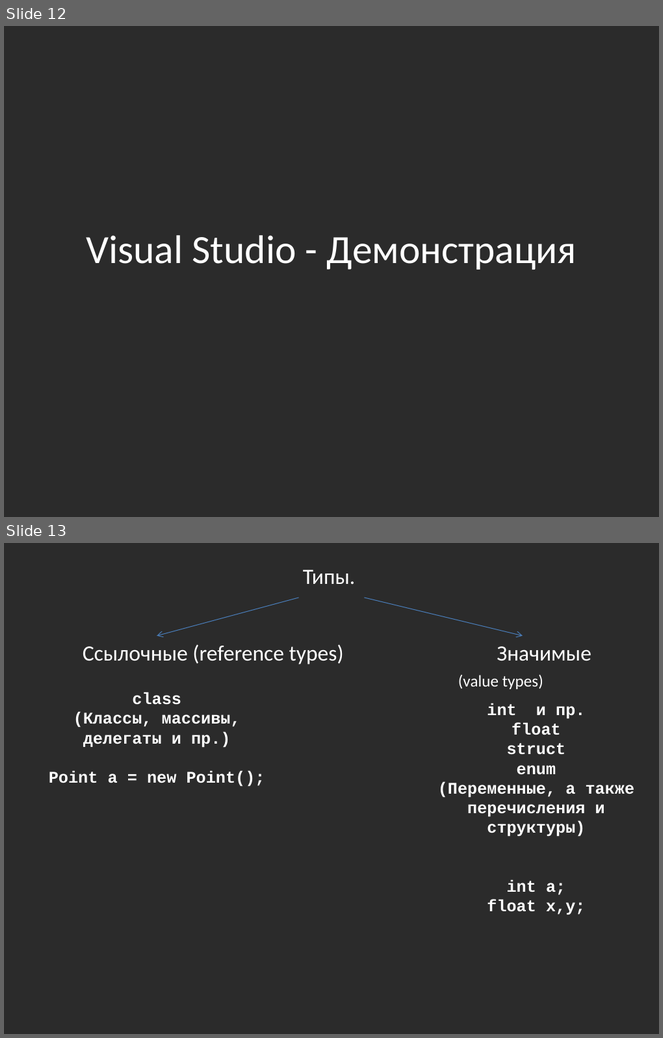
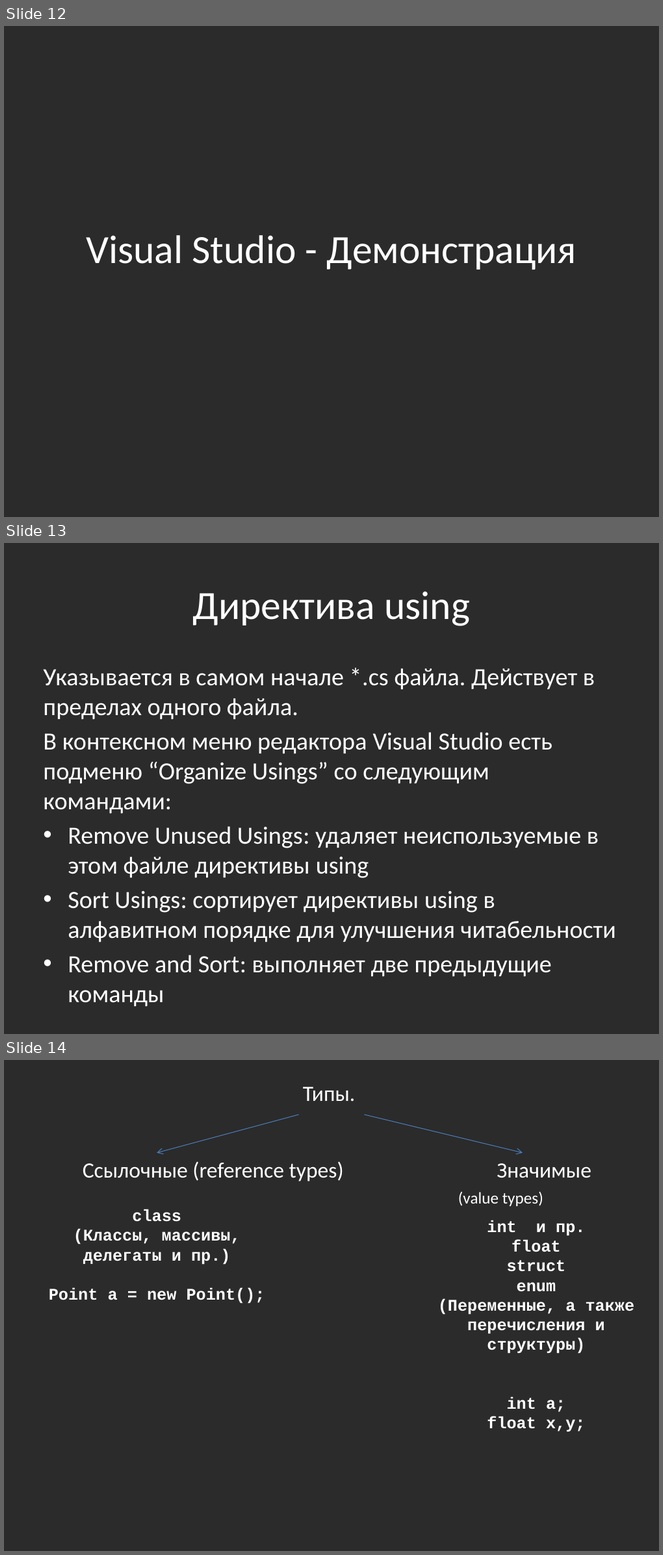
Before and after one commit to bazile/Training, a slide deck: Presentation/lesson-01.pptx. Shown one above the other, each under a label of ours: slides 12 and 13 before the commit, slides 12, 13 and 14 after it. The pictures are 663x1038 and 663x1555 pixels, drawn with LibreOffice and Linux fonts; fonts in the diff are those of the drawing; background and template pictures are left out; a plain dark background stands for a picture behind light text. Boxes give left, top, right and bottom in pixels: in the first picture for what was removed or moved away, otherwise in the second. Text is boxed around its words. In the diff, an @@ line names an element or a change of style, - is before the commit and + after.

Commit message:
Added usings and local vars to lesson #1 presentation

```diff
--- a/Presentation/lesson-01.pptx
+++ b/Presentation/lesson-01.pptx
@@ slide 13 added at <box>4,543,659,1034</box>, background picture (left out) @@
@@ title added at <box>192,591,470,626</box>, 44 pt, text #FFFFFF @@
+Директива using
@@ text added at <box>43,668,616,977</box>, 27.2 pt, text #FFFFFF @@
+Указывается в самом начале *.cs файла. Действует в пределах одного файла.
+В контексном меню редактора Visual Studio есть подменю “Organize Usings” со следующим командами:
+• Remove Unused Usings: удаляет неиспользуемые в этом файле директивы using
+• Sort Usings: сортирует директивы using в алфавитном порядке для улучшения читабельности
+• Remove and Sort: выполняет две предыдущие команды
@@ what was slide 13 is now slide 14 @@
```
Also in this commit, not shown: 1 other slide added.
